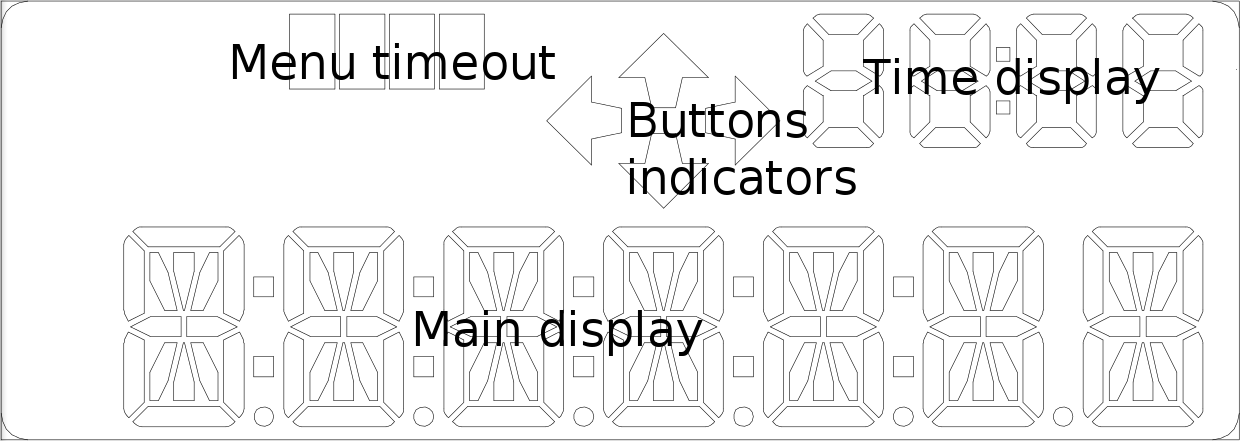
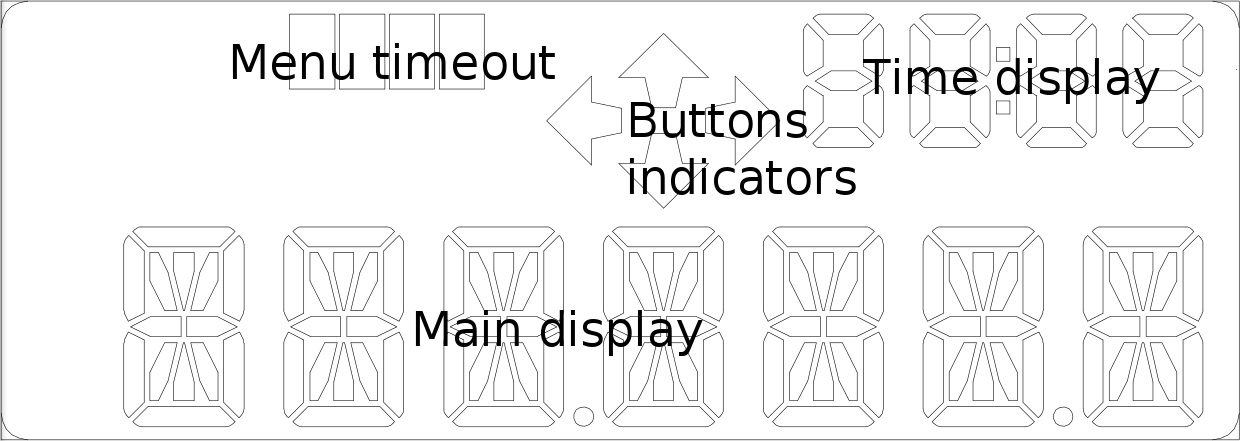
Revision of a layered (1240, 441) image; what changed, layer by layer:
painted on "Pasted Layer" over [253, 276, 914, 427]
